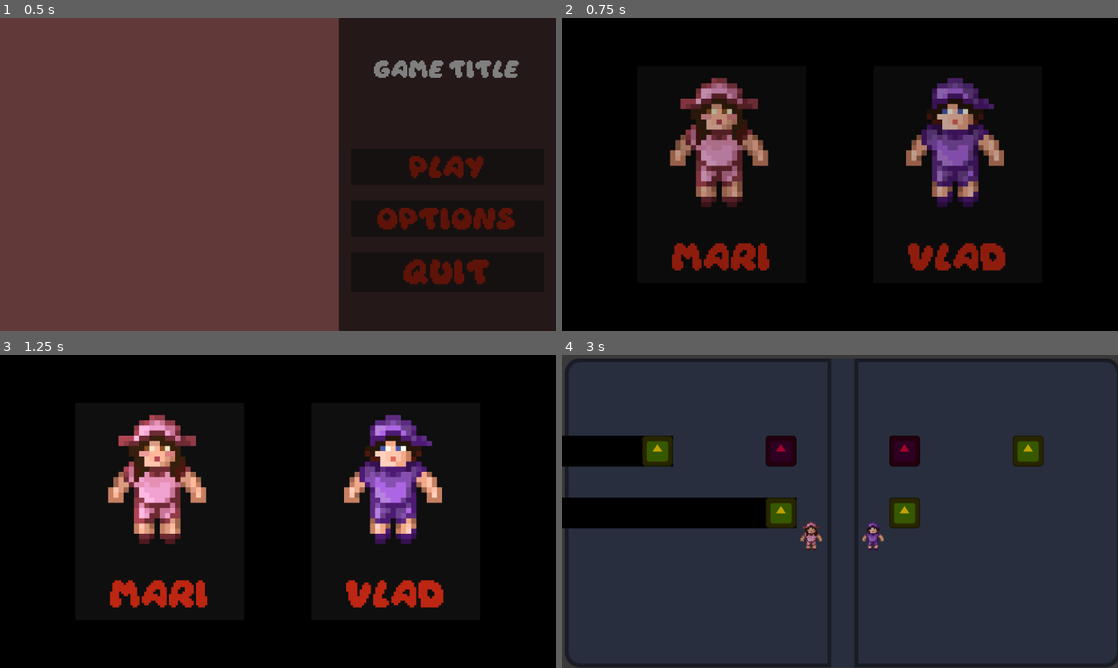
Above: before the commit, frames 1-4 (two rows, left to right).
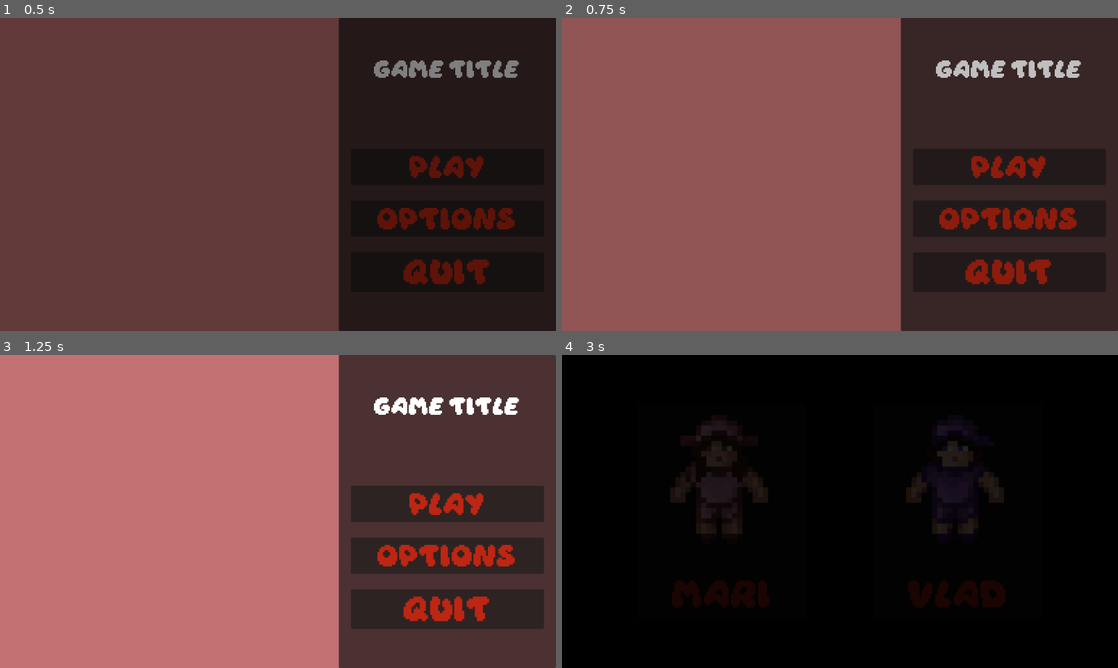
Above: after the commit, the same moments.

Repository: Vlad-935/Reflective-Trust
Game: Godot game, scene res://scenes/root.tscn
Same seed, same stepped clock (60 frames per second), same inputs: the game is played once before the commit and once after it. The engine's default icon, where the game draws it, is replaced by a stand-in: a white triangle on a blue panel in a dark square.
Inputs:
- Up to frame 1 (0.5 s): no input
- Up to frame 2 (0.75 s): click "Play" at 0.5 s
- Up to frame 3 (1.25 s): no input
- Up to frame 4 (3 s): click "Play" at 1.25 s; tap Enter (ui_accept) at 2, 2.85 s; hold D (move right) 2.03-2.78 s; hold Enter (ui_accept) 2.03-2.78 s; hold S (move down) from 2.78 s (still down)

Frame 1 is identical in both runs. In frame 2, 96% of the frame differs, in the area x 0-100%, y 0-100%; in frame 3, 99%; in frame 4, 95%.

Commit message:
Made loading screen global

Diff:
--- a/reflective-trust/globals/level_manager.gd
+++ b/reflective-trust/globals/level_manager.gd
@@ -1,8 +1,16 @@
 extends Node
 
-var current_level
+var current_level: int = 0
+
+var level_path: String = "res://scenes/levels/level_"
+
+func change_level():
+	var level = get_node("Level_root")
+	var new_level = load(level_path + str(current_level) + ".tscn")
+
+	await Loading.fade_in()
 
 
-# Called when the node enters the scene tree for the first time.
-func _ready() -> void:
-	pass # Replace with function body.
+func _input(event: InputEvent) -> void:
+	if event.is_action_pressed("ui_accept"):
+		change_level()
--- a/reflective-trust/project.godot
+++ b/reflective-trust/project.godot
@@ -25,6 +25,7 @@
 LevelManager="*uid://bcg8l8ap7ua82"
 Settings="*uid://bga3b1vv4g8fg"
 PlayerData="*uid://cuyw1b1oy5re5"
+Loading="*uid://p88r3i0i53oj"
 
 [display]
 
--- a/reflective-trust/scenes/root.tscn
+++ b/reflective-trust/scenes/root.tscn
@@ -1,20 +1,18 @@
 [gd_scene format=3 uid="uid://bnymvvxplc7ah"]
 
 [ext_resource type="PackedScene" uid="uid://n461l8yo7wjj" path="res://scenes/camera.tscn" id="1_sqa0i"]
-[ext_resource type="PackedScene" uid="uid://b7buy2mr51hrp" path="res://scenes/ui/loading.tscn" id="2_sqa0i"]
 [ext_resource type="PackedScene" uid="uid://bu2425gbk22en" path="res://scenes/ui/pause_menu.tscn" id="4_sqa0i"]
 [ext_resource type="PackedScene" uid="uid://7w3wrujreg2s" path="res://scenes/ui/main_screen.tscn" id="5_jh1ax"]
 
 [node name="Root" type="Node2D" unique_id=1105190067]
+
+[node name="Level_root" type="Node2D" parent="." unique_id=556304510]
 
 [node name="Camera2D" parent="." unique_id=288577738 instance=ExtResource("1_sqa0i")]
 unique_name_in_owner = true
 
 [node name="UI" type="CanvasLayer" parent="." unique_id=1431016636]
 
-[node name="Loading" parent="UI" unique_id=713372028 instance=ExtResource("2_sqa0i")]
-z_index = 15
-
 [node name="Main_Screen" parent="UI" unique_id=1325731135 instance=ExtResource("5_jh1ax")]
 
 [node name="Pause_Menu" parent="UI" unique_id=1414163954 instance=ExtResource("4_sqa0i")]
--- a/reflective-trust/scenes/ui/loading.tscn
+++ b/reflective-trust/scenes/ui/loading.tscn
@@ -1,18 +1,8 @@
 [gd_scene format=3 uid="uid://b7buy2mr51hrp"]
 
-[ext_resource type="Script" uid="uid://p88r3i0i53oj" path="res://scripts/ui/loading.gd" id="1_35gka"]
-
-[node name="Loading" type="Control" unique_id=713372028]
-layout_mode = 3
-anchors_preset = 15
-anchor_right = 1.0
-anchor_bottom = 1.0
-grow_horizontal = 2
-grow_vertical = 2
-script = ExtResource("1_35gka")
+[node name="Loading" type="CanvasLayer" unique_id=1216263050]
 
 [node name="CenterContainer" type="CenterContainer" parent="." unique_id=1717503021]
-layout_mode = 1
 anchors_preset = 15
 anchor_right = 1.0
 anchor_bottom = 1.0
--- a/reflective-trust/scripts/ui/loading.gd
+++ b/reflective-trust/scripts/ui/loading.gd
@@ -1,19 +1,25 @@
-extends Control
+extends Node
 
 const FADE_DURATION = 1
 
 const FULL_BLACK = Color(0.0, 0.0, 0.0, 1.0)
 const TRANSPARENT = Color(0.0, 0.0, 0.0, 0.0)
 
-@onready var Background: ColorRect = $CenterContainer/ColorRect
+var Background: ColorRect
+var loading_screen: CanvasLayer
+@onready var loading_scene: PackedScene = preload("res://scenes/ui/loading.tscn")
 
 # Called when the node enters the scene tree for the first time.
 func _ready() -> void:
-	Background.color = Color(0.0, 0.0, 0.0, 1.0)
+	loading_screen = loading_scene.instantiate()
+	get_tree().root.add_child.call_deferred(loading_screen)
+
+	Background = loading_screen.get_node("CenterContainer").get_node("ColorRect")
 	fade_out()
 
 
 func fade_in():
+	loading_screen.show()
 	var tween = create_tween()
 	tween = tween.tween_property(Background, "color", FULL_BLACK, FADE_DURATION)
 
@@ -24,3 +30,4 @@
 	tween = tween.tween_property(Background, "color", TRANSPARENT, FADE_DURATION)
 
 	await get_tree().create_timer(FADE_DURATION).timeout
+	loading_screen.hide()
--- a/reflective-trust/scripts/ui/main_screen.gd
+++ b/reflective-trust/scripts/ui/main_screen.gd
@@ -4,7 +4,6 @@
 
 @onready var first_level_scene: PackedScene = preload("res://scenes/levels/level_1.tscn")
 
-@onready var Loading_Screen: Control = $"../Loading"
 @onready var Player_Select: CenterContainer = $Player_Select
 
 # Called when the node enters the scene tree for the first time.
@@ -37,7 +36,7 @@
 
 func _start_game():
 	# Fade in
-	await Loading_Screen.fade_in()
+	await Loading.fade_in()
 
 	# Load first level
 	var scene = first_level_scene.instantiate()
@@ -47,4 +46,4 @@
 	self.queue_free()
 	Settings.can_be_paused = true
 
-	Loading_Screen.fade_out()
+	Loading.fade_out()
Not shown: 2 places in reflective-trust/scenes/Levels/level_1.tscn that only renumber resources
